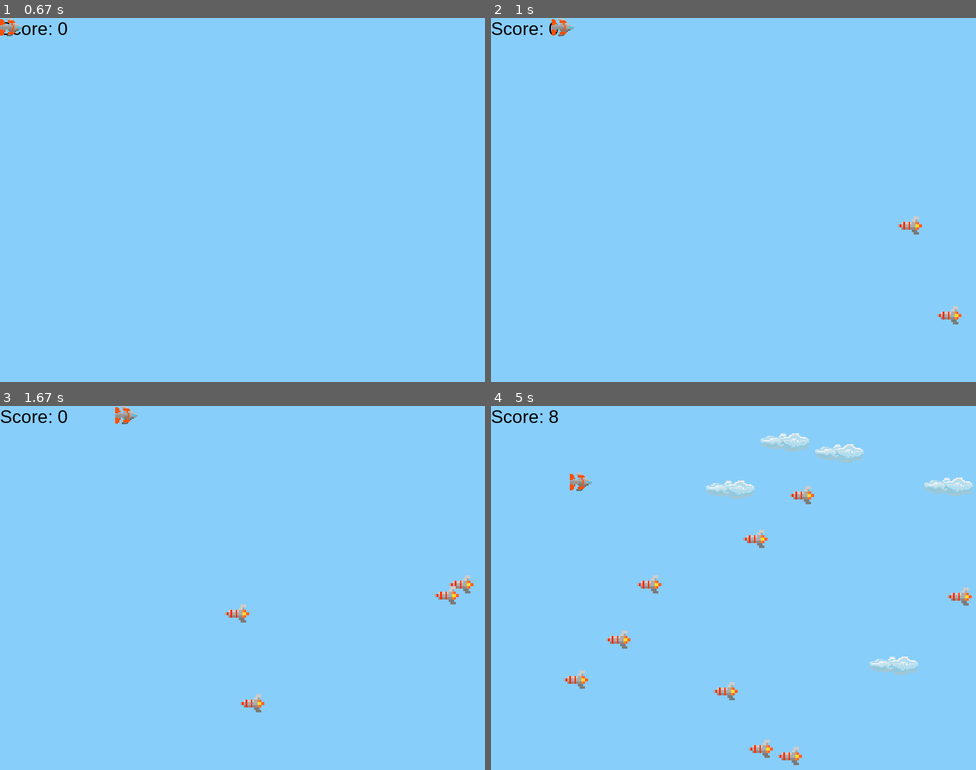
Above: before the commit, frames 1-4 (two rows, left to right).
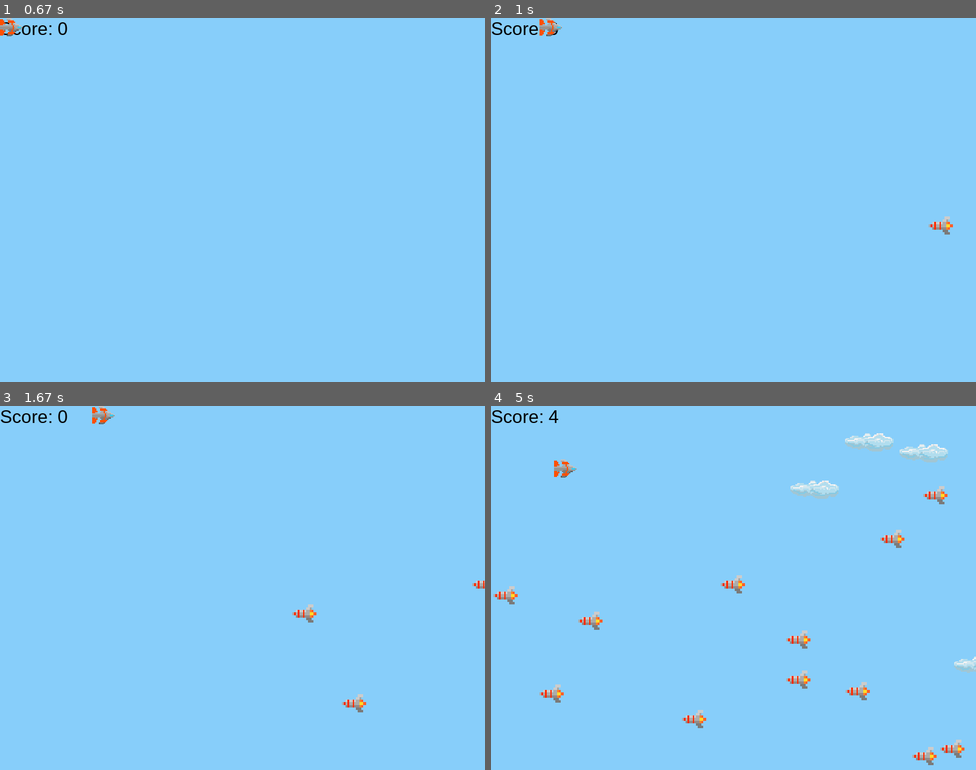
Above: after the commit, the same moments.

Repository: rhettredd/bombPygame
Game: pygame game, started from main.py
The game is run twice, just before and just after one commit, with the same random seed, the same clock (stepped at 60 frames per second) and the same inputs.
Inputs (mouse positions are in pixels of both pictures, inside the frame that each line leads up to):
- Up to frame 1 (0.67 s): tap Enter at 0.33 s
- Up to frame 2 (1 s): hold Right from 0.67 s (still down); move the mouse to (782, 225) at 0.7 s
- Up to frame 3 (1.67 s): release Right at 1.13 s; hold Right from 1.5 s (still down)
- Up to frame 4 (5 s): release Right at 1.97 s; hold Left 2-2.53 s; hold Down 2.57-2.87 s; hold Left 2.9-3.3 s; hold Up 3.33-3.7 s; hold Right 3.73-4.37 s; hold Down 4.4-4.77 s; hold Left from 4.8 s (still down)

Frame 1 is identical in both runs. In frame 2, 0.6% of the frame differs, in the area x 10-97%, y 0-85%; in frame 3, 1.1%; in frame 4, 5.5%, in the area x 0-100%, y 1-99%.

Commit message:
Changed background colors, change to 60 fps

Diff:
--- a/main.py
+++ b/main.py
@@ -35,12 +35,12 @@
                 random.randint(0, SCREEN_HEIGHT),
             )
         )
-        self.speed = random.randint(5, 20)*SPEED_MODIFIER
+        self.speed = random.randint(5, 20)*SPEED_MODIFIER*(SCREEN_WIDTH/800)
 
     # Move the sprite based on speed
     # Remove the sprite when it passes the left edge of the screen
     def update(self):
-        self.rect.move_ip(-self.speed*(SCREEN_WIDTH/800)*SPEED_MODIFIER, 0)
+        self.rect.move_ip(-self.speed, 0)
         if self.rect.right < 0:
             self.kill()
             global enemy_count
@@ -145,11 +145,11 @@
     global SCREEN_HEIGHT
     global SCREEN_WIDTH
     ENEMY_RATE = pygame.USEREVENT + 3
-    pygame.time.set_timer(ENEMY_RATE, 5000)
+    pygame.time.set_timer(ENEMY_RATE, 2500)
     ADDCLOUD = pygame.USEREVENT + 2
-    pygame.time.set_timer(ADDCLOUD, int(600/SPEED_MODIFIER))
+    pygame.time.set_timer(ADDCLOUD, int(300/SPEED_MODIFIER))
     ADDENEMY = pygame.USEREVENT + 1
-    enemy_rate = 250
+    enemy_rate = 125
     pygame.time.set_timer(ADDENEMY, int(enemy_rate/SPEED_MODIFIER))
 
     player = Player()
@@ -202,20 +202,20 @@
                 del old_surface_saved
 
         if enemy_count < 50:
-            enemy_rate = 200
+            enemy_rate = 100
             background_color = sky_blue
         elif enemy_count < 100:
-            enemy_rate = 150
-            background_color = green
+            enemy_rate = 75
+            background_color = (30,129,176)
         elif enemy_count < 150:
-            enemy_rate = 100
-            background_color = red
+            enemy_rate = 50
+            background_color = (0, 153, 51)
         elif enemy_count < 200:
-            enemy_rate = 50
-            background_color = black
+            enemy_rate = 25
+            background_color = (153, 0, 0)
         elif enemy_count < 250:
-            enemy_rate = 25
-            background_color = white
+            enemy_rate = 12
+            background_color = (153, 0, 153)
 
 
 
@@ -263,7 +263,7 @@
         # screen.blit(counting_text, counting_rect)
 
         pygame.display.flip()
-        clock.tick(30)
+        clock.tick(60)
 
 
 from pygame.locals import (
@@ -296,7 +296,7 @@
 SCREEN_WIDTH = 800
 SCREEN_HEIGHT = 600
 
-SPEED_MODIFIER = 1
+SPEED_MODIFIER = .4
 
 # Create the screen object
 # The size is determined by the constant SCREEN_WIDTH and SCREEN_HEIGHT
